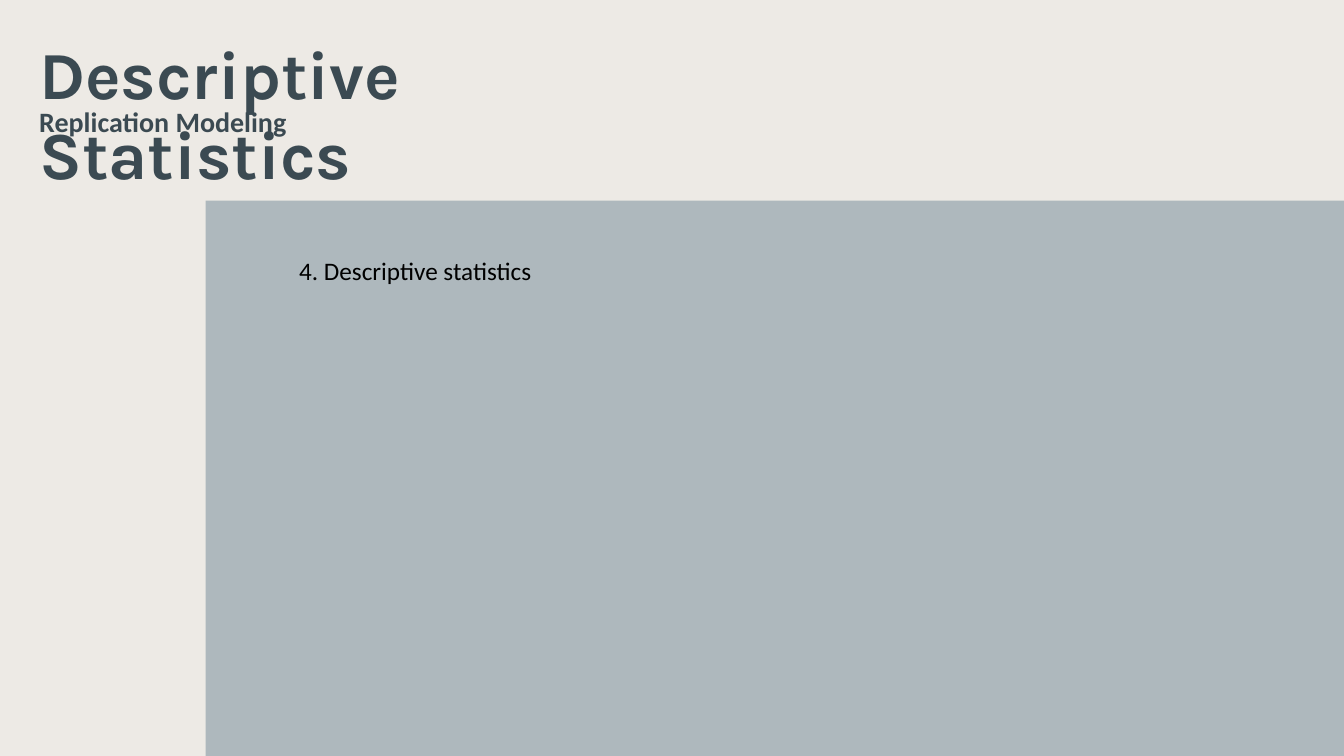
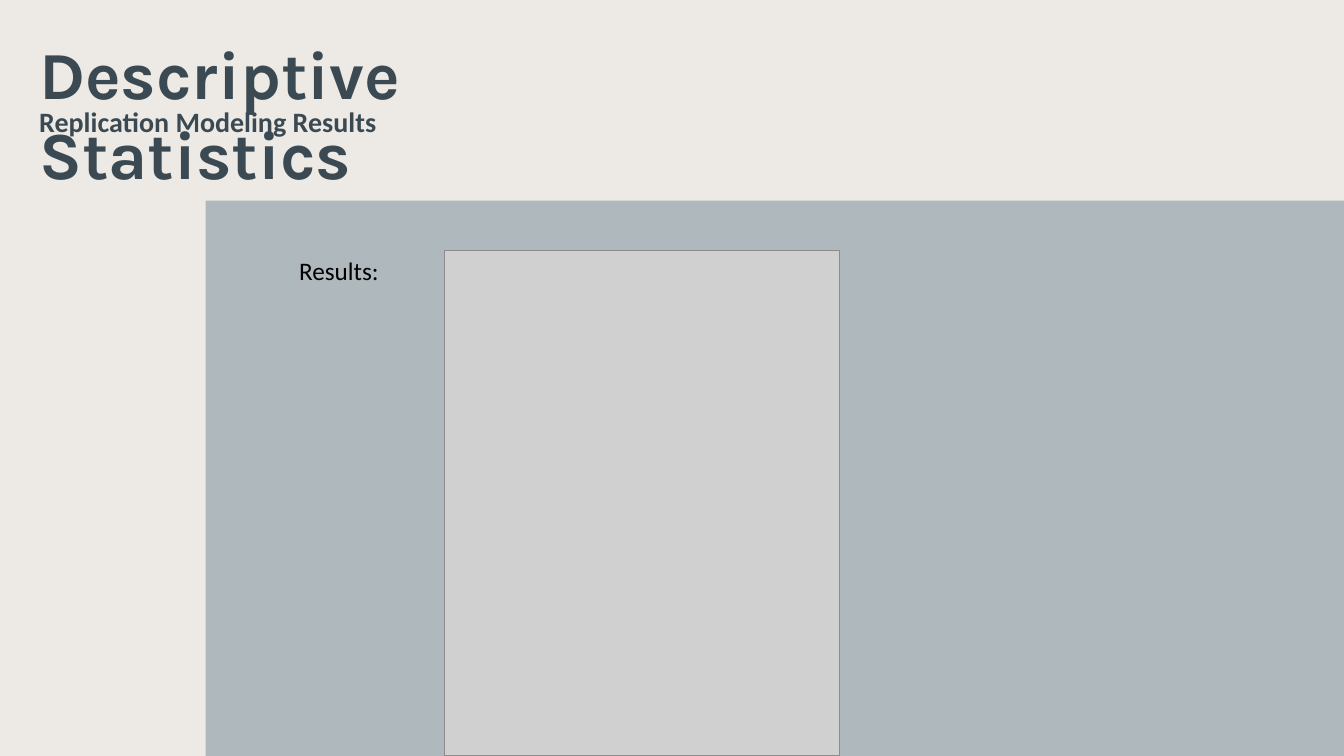
Before and after one commit to lemonhead94/urban_air_quality_jp, a slide deck: slide 11 of Studer_Koch_Urban_air_quality.pptx. Drawn at 1344x756 pixels with LibreOffice and Linux fonts; fonts in the diff are those of the drawing; grey boxes stand for pictures; background and template pictures are left out. Boxes give left, top, right and bottom in pixels: in the first picture for what was removed or moved away, otherwise in the second. Text is boxed around its words. In the diff, an @@ line names an element or a change of style, - is before the commit and + after.

```diff
--- a/Studer_Koch_Urban_air_quality.pptx
+++ b/Studer_Koch_Urban_air_quality.pptx
@@ text at [39,109,377,139]: text changed @@
-Replication Modeling
+Replication Modeling Results
@@ text at [299,262,379,280]: text changed @@
-4. Descriptive statistics
+Results:
@@ picture added at [445,250,841,756] @@
```
Also in this commit, not shown: 9 other slides changed, 1 slide added, 2 other files.
